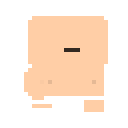
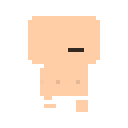
Revision of a layered (128, 128) image; what changed, layer by layer:
painted on "Layer 1" over (24, 16, 108, 112)
